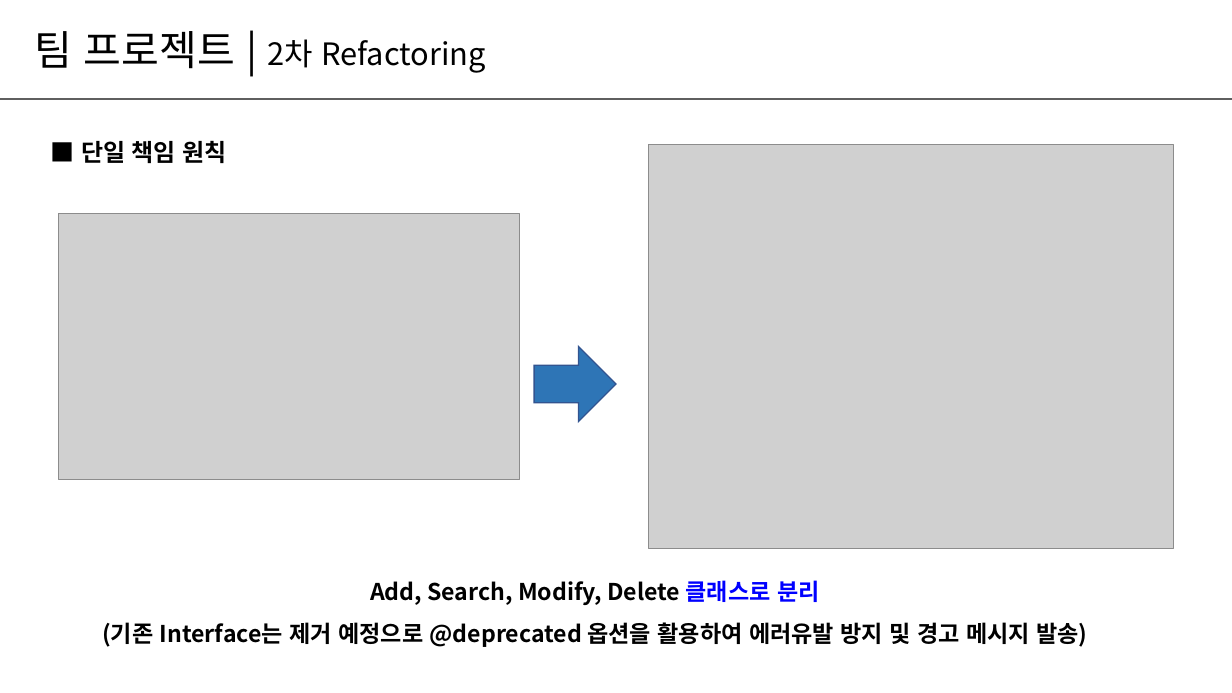
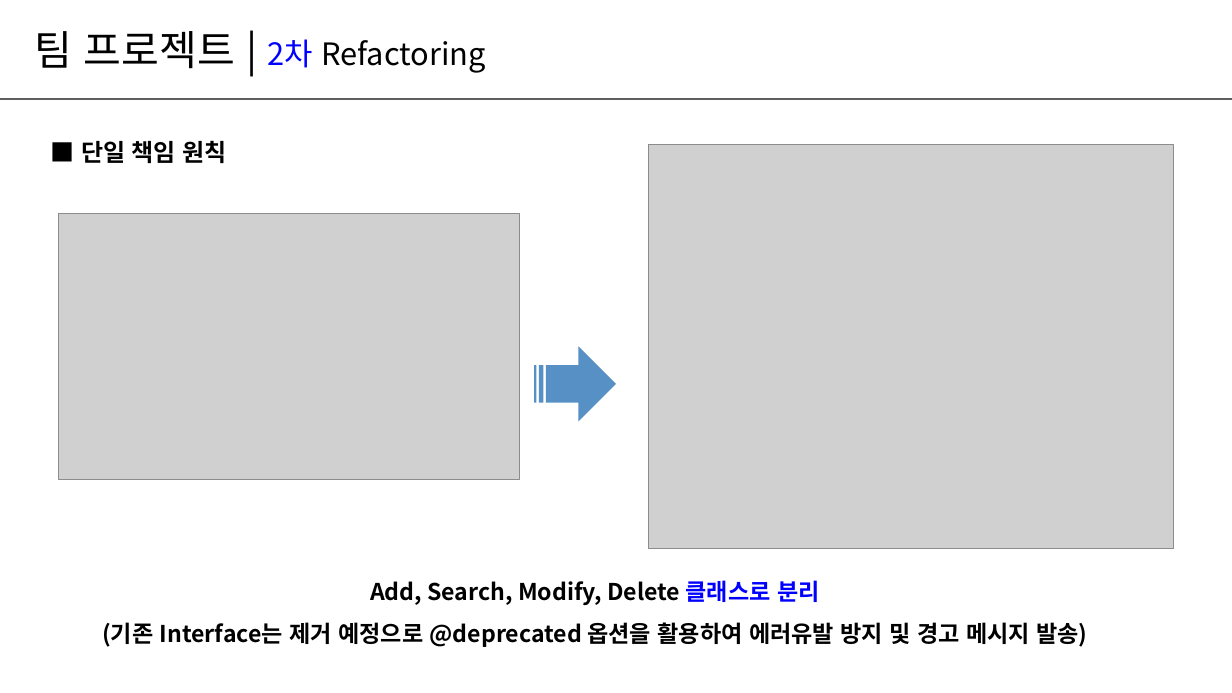
Before and after one commit to wjoongkim/Easy, a slide deck: slide 7 of 팀프로젝트_Easy팀_발표.pptx. Drawn at 1232x693 pixels with LibreOffice and Linux fonts; fonts in the diff are those of the drawing; grey boxes stand for pictures. Boxes give left, top, right and bottom in pixels: in the first picture for what was removed or moved away, otherwise in the second. Text is boxed around its words. In the diff, an @@ line names an element or a change of style, - is before the commit and + after.

```diff
--- a/팀프로젝트_Easy팀_발표.pptx
+++ b/팀프로젝트_Easy팀_발표.pptx
@@ text "팀 프로젝트 | 2차 Refactoring" at (35,31,486,73): text colour #000000 to #0000FF in "2차" @@
@@ striped right arrow at (534,347,616,421): right arrow to striped right arrow; fill #2E75B6 to #2E75B6 at 80% opacity; outline #325491 1 pt to none @@
```
Also in this commit, not shown: 11 other slides changed, 1 slide added.
